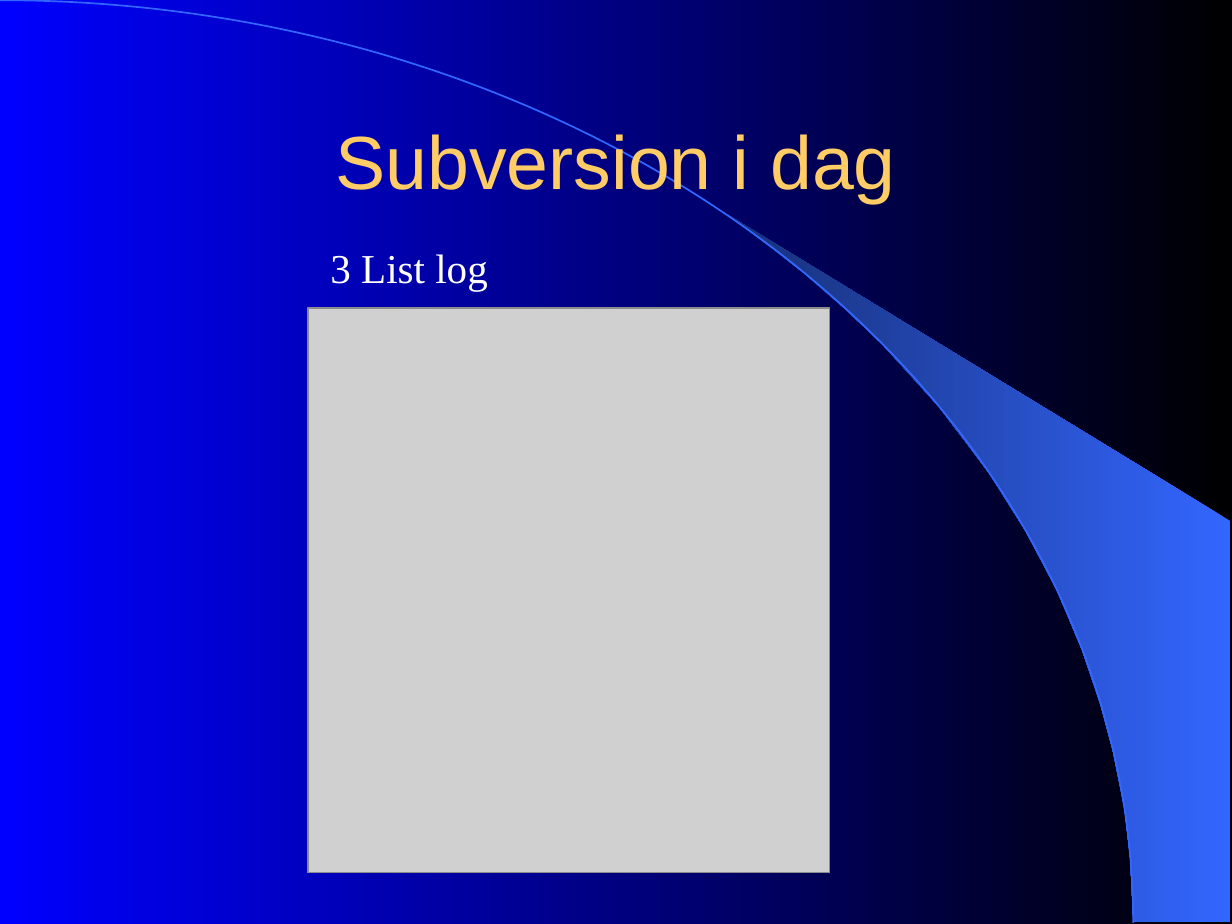
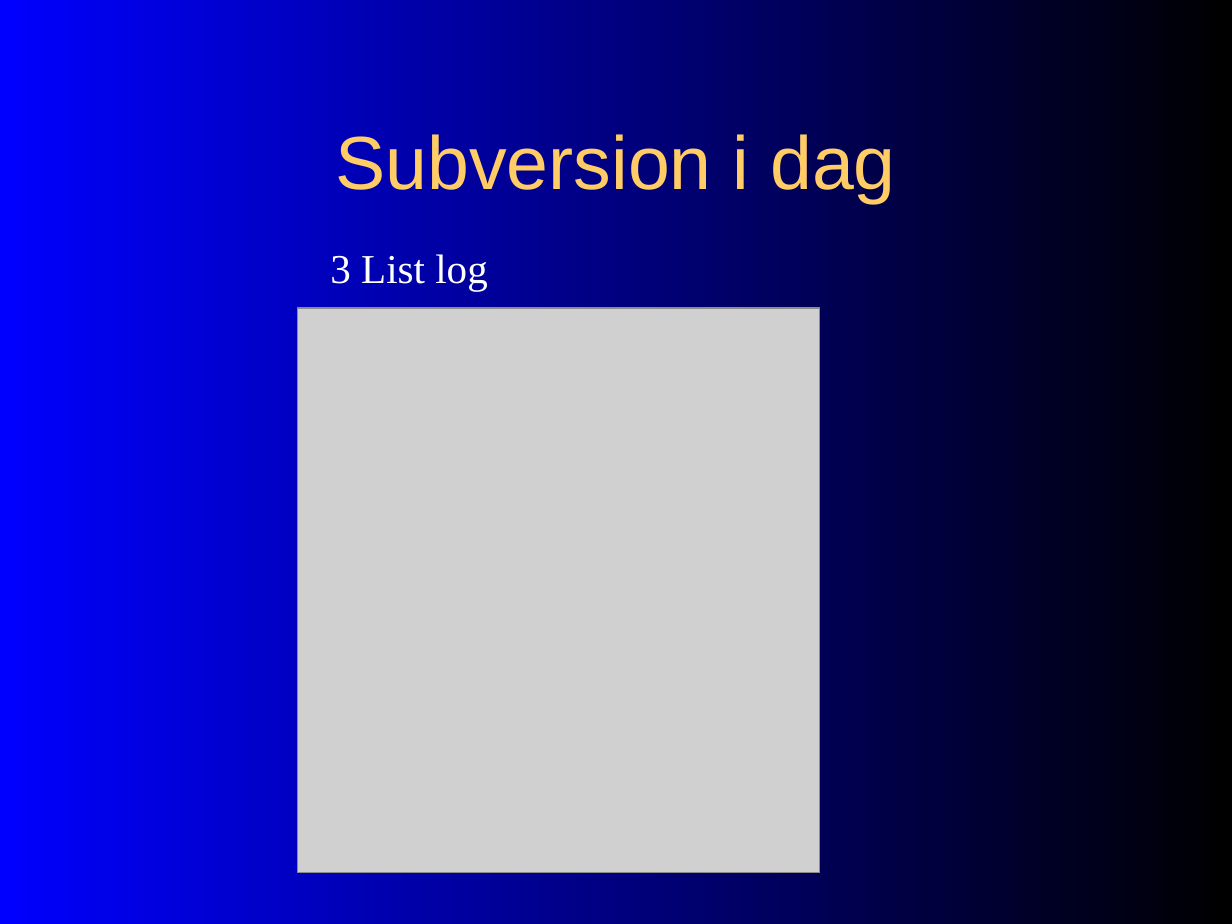
Before and after one commit to PhilJollans/AnkhSVN2019, a slide deck: slide 8 of doc/powerpoint/papirprototyp_testing.ppt. Drawn at 1232x924 pixels with LibreOffice and Linux fonts; fonts in the diff are those of the drawing; grey boxes stand for pictures. Boxes give left, top, right and bottom in pixels: in the first picture for what was removed or moved away, otherwise in the second. Text is boxed around its words. In the diff, an @@ line names an element or a change of style, - is before the commit and + after.

```diff
--- a/doc/powerpoint/papirprototyp_testing.ppt
+++ b/doc/powerpoint/papirprototyp_testing.ppt
@@ freeform shape removed at (x1=0, y1=0, x2=1133, y2=924) @@
@@ freeform shape removed at (x1=726, y1=213, x2=1231, y2=922) @@
@@ picture moved from (x1=308, y1=308, x2=829, y2=872) to (x1=298, y1=308, x2=819, y2=872) @@
@@ picture removed at (x1=308, y1=318, x2=822, y2=872) @@
```
Also in this commit, not shown: 9 other slides changed.
